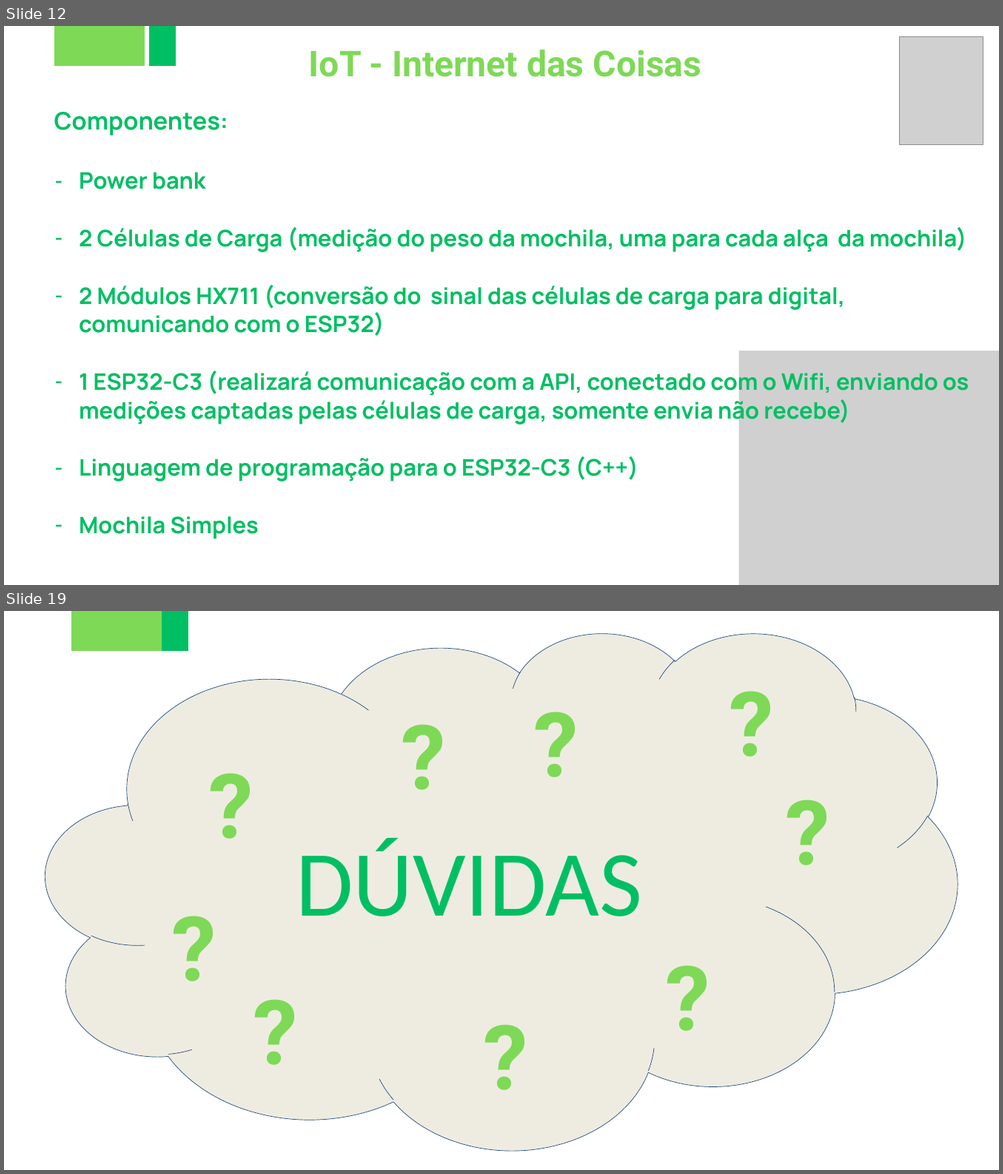
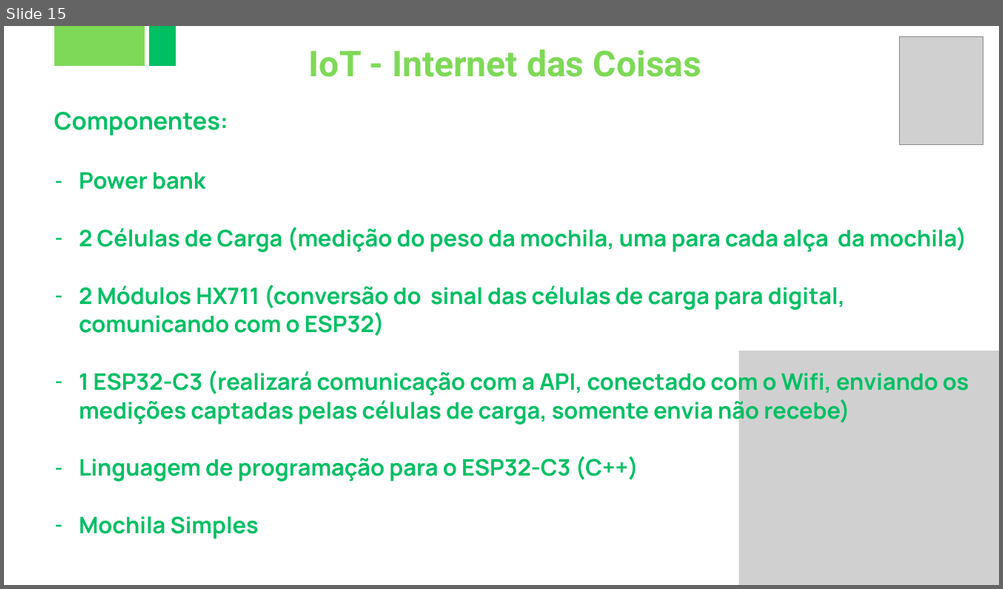
Before and after one commit to FatecFranca/DSM-G06-PI4-2025-2, a slide deck: 2-Apresentação-PI-4-Semestre.pptx. Shown one above the other, each under a label of ours: slides 12 and 19 before the commit, slide 15 after it; the slides between them are not shown. The pictures are 1003x1174 and 1003x589 pixels, drawn with LibreOffice and Linux fonts; fonts in the diff are those of the drawing; grey boxes stand for pictures. Boxes give left, top, right and bottom in pixels: in the first picture for what was removed or moved away, otherwise in the second. Text is boxed around its words. In the diff, an @@ line names an element or a change of style, - is before the commit and + after.

```diff
--- a/2-Apresentação-PI-4-Semestre.pptx
+++ b/2-Apresentação-PI-4-Semestre.pptx
@@ slide 19 removed at box(4, 611, 999, 1170), background #FFFFFF @@
@@ cloud removed at box(45, 632, 957, 1149) @@
-DÚVIDAS
@@ freeform shape removed at box(71, 611, 162, 651) @@
@@ freeform shape removed at box(162, 611, 188, 651) @@
@@ text removed at box(729, 661, 785, 770) @@
-?
@@ text removed at box(401, 694, 458, 803) @@
-?
@@ text removed at box(534, 681, 590, 791) @@
-?
@@ text removed at box(208, 743, 264, 852) @@
-?
@@ text removed at box(785, 770, 842, 879) @@
-?
@@ text removed at box(171, 886, 227, 995) @@
-?
@@ text removed at box(665, 936, 721, 1045) @@
-?
@@ text removed at box(253, 970, 309, 1079) @@
-?
@@ text removed at box(484, 995, 540, 1104) @@
-?
@@ what was slide 12 is now slide 15 @@
```
Also in this commit, not shown: 3 slides changed, 3 slides added, 4 other slides removed, 40 other files.
